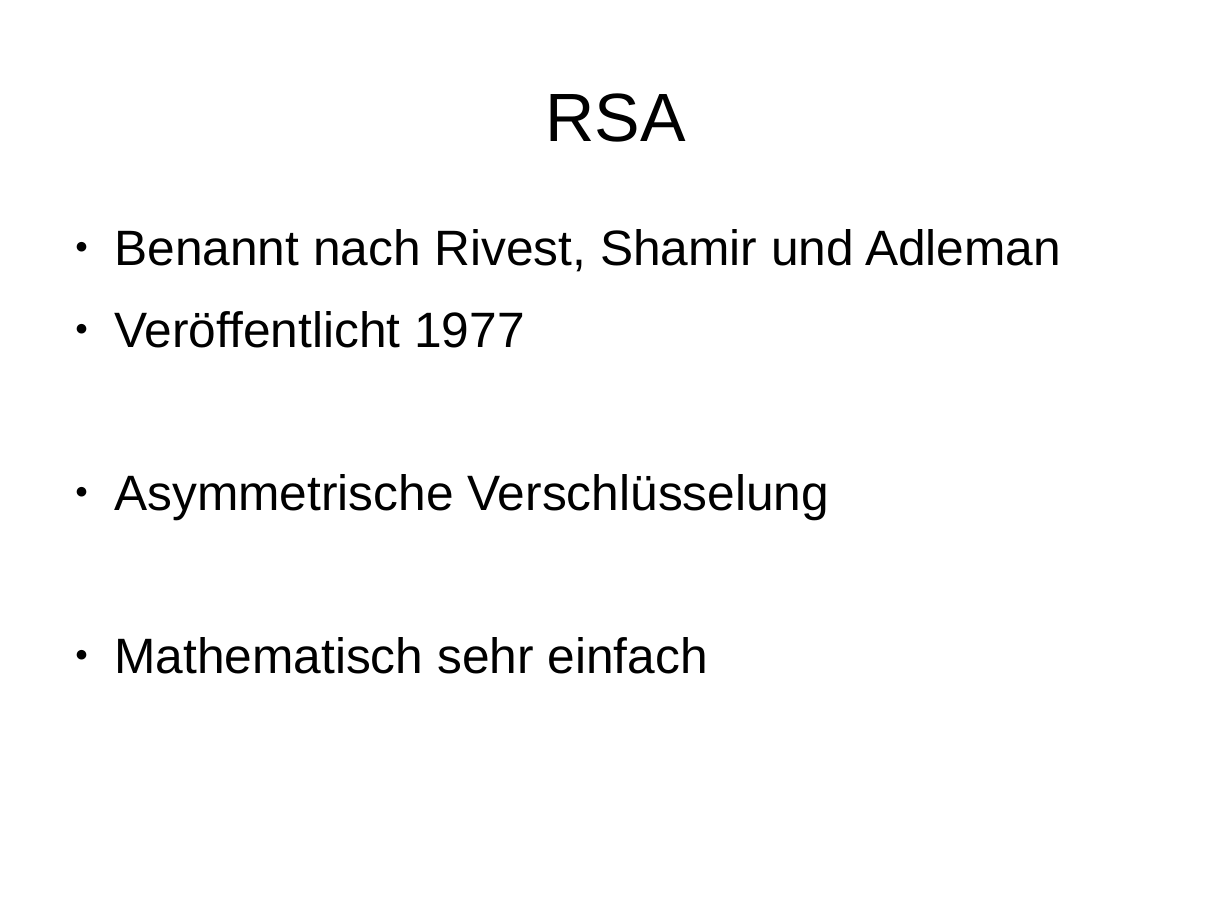
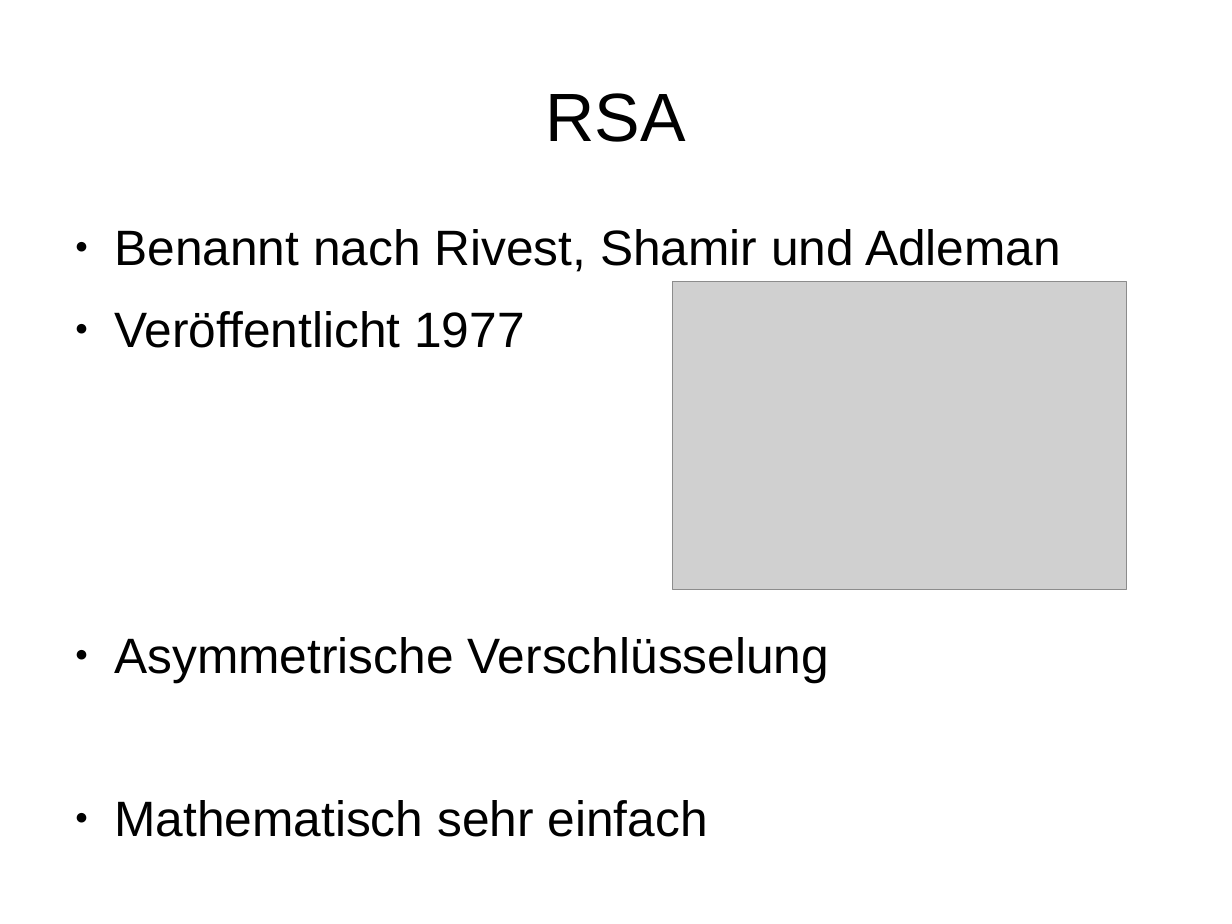
Before and after one commit to stadler-tom/schreibzeug, a slide deck: slide 6 of Presentation/Hauptseminar_RSA.odp. Drawn at 1232x924 pixels with LibreOffice and Linux fonts; fonts in the diff are those of the drawing; grey boxes stand for pictures. Boxes give left, top, right and bottom in pixels: in the first picture for what was removed or moved away, otherwise in the second. Text is boxed around its words. In the diff, an @@ line names an element or a change of style, - is before the commit and + after.

```diff
--- a/Presentation/Hauptseminar_RSA.odp
+++ b/Presentation/Hauptseminar_RSA.odp
@@ text "Benannt nach Rivest, Shamir und ..." rewrapped from box(114, 229, 1061, 674) to box(114, 229, 1061, 837) @@
@@ picture added at box(673, 282, 1127, 590) @@
```
Also in this commit, not shown: 5 slides added, 1 other file.
